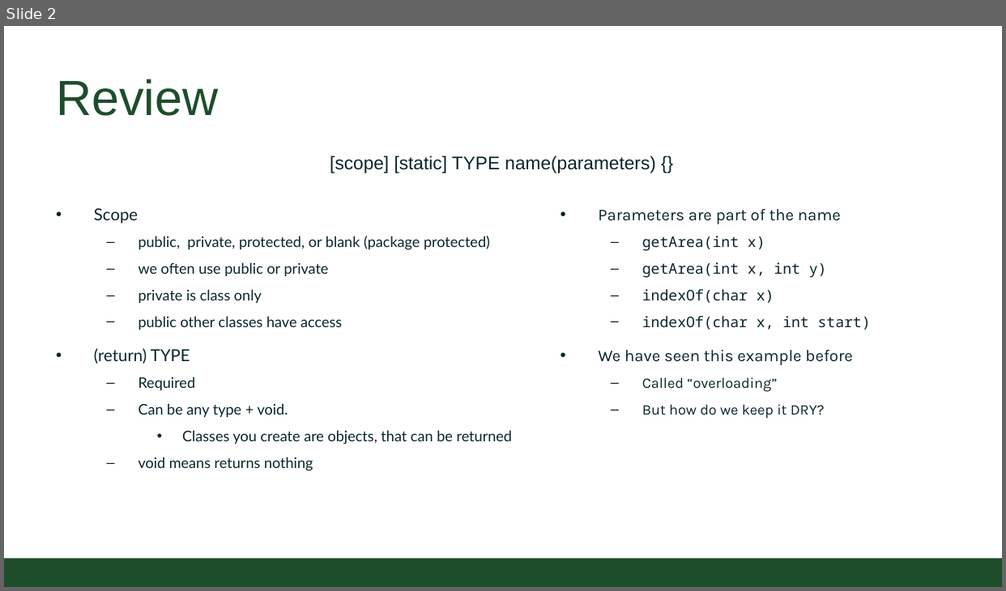
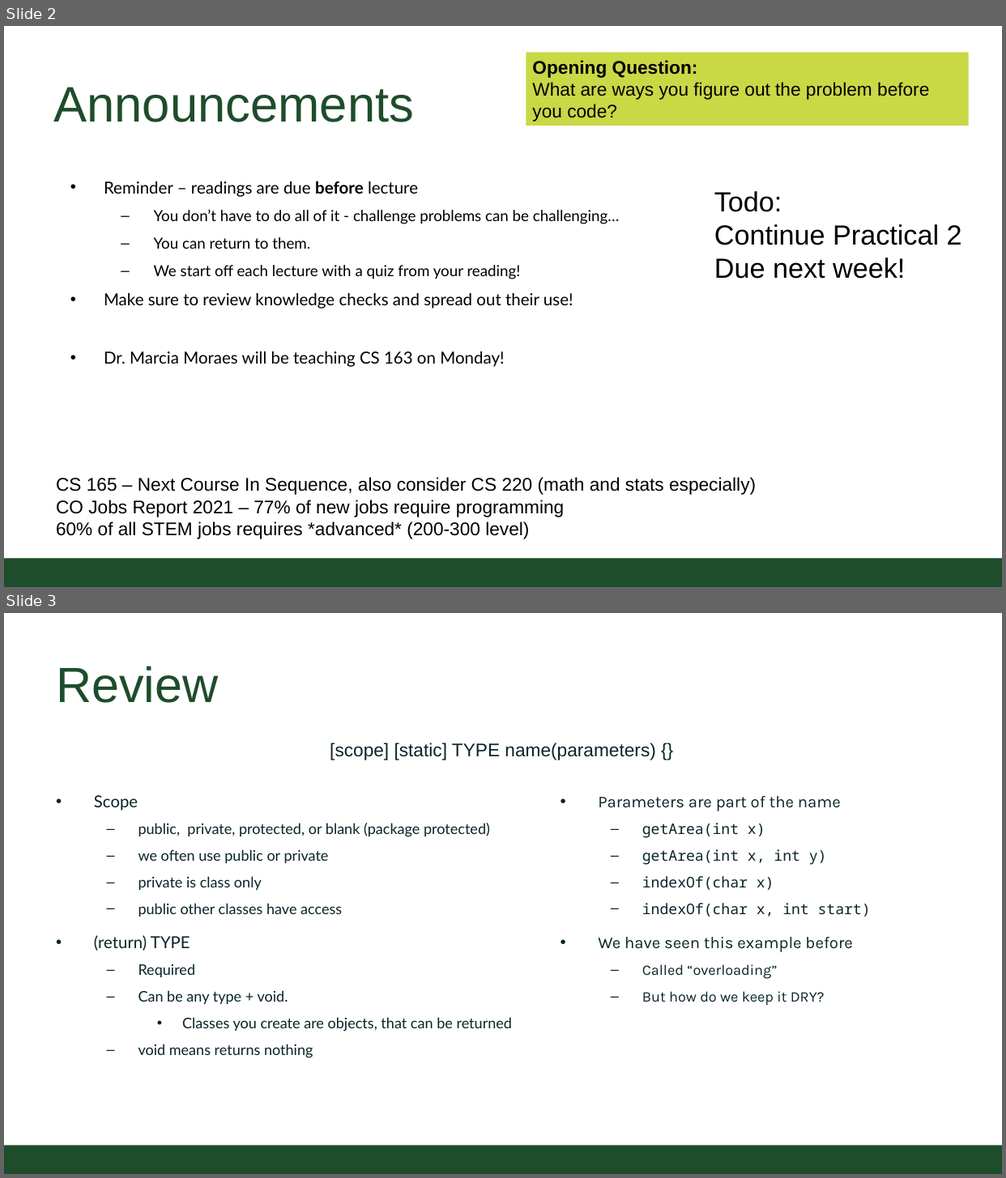
Before and after one commit to CSU-CompSci-CS163-4/Handouts, a slide deck: slides/On-Campus/06_03_MoreMethods.pptx. Shown one above the other, each under a label of ours: slide 2 before the commit, slides 2 and 3 after it. The pictures are 1006x591 and 1006x1178 pixels, drawn with LibreOffice and Linux fonts; fonts in the diff are those of the drawing; background and template pictures are left out. Boxes give left, top, right and bottom in pixels: in the first picture for what was removed or moved away, otherwise in the second. Text is boxed around its words. In the diff, an @@ line names an element or a change of style, - is before the commit and + after.

Commit message:
added announcements.

```diff
--- a/slides/On-Campus/06_03_MoreMethods.pptx
+++ b/slides/On-Campus/06_03_MoreMethods.pptx
@@ slide 2 added at [4, 26, 1002, 587], background #FFFFFF @@
@@ rectangle added at [526, 53, 968, 126], fill #C9D845, 20 pt, text #000000 @@
+Opening Question:
+What are ways you figure out the problem before you code?
@@ title added at [53, 87, 414, 122], 54.4 pt, text #1E4D2B @@
+Announcements
@@ text added at [104, 181, 620, 367], 18.1 pt, text #000000 @@
+• Reminder – readings are due before lecture
+  – You don’t have to do all of it - challenge problems can be challenging…
+  – You can return to them.
+  – We start off each lecture with a quiz from your reading!
+• Make sure to review knowledge checks and spread out their use!
+• Dr. Marcia Moraes will be teaching CS 163 on Monday!
@@ text added at [714, 191, 962, 279], 30.2 pt, text #000000 @@
+Todo:
+Continue Practical 2 Due next week!
@@ text added at [56, 477, 756, 540], 20 pt, text #000000 @@
+CS 165 – Next Course In Sequence, also consider CS 220 (math and stats especially)
+CO Jobs Report 2021 – 77% of new jobs require programming
+60% of all STEM jobs requires *advanced* (200-300 level)
@@ rectangle added at [4, 558, 1002, 587], fill #1E4D2B @@
@@ what was slide 2 is now slide 3 @@
```
